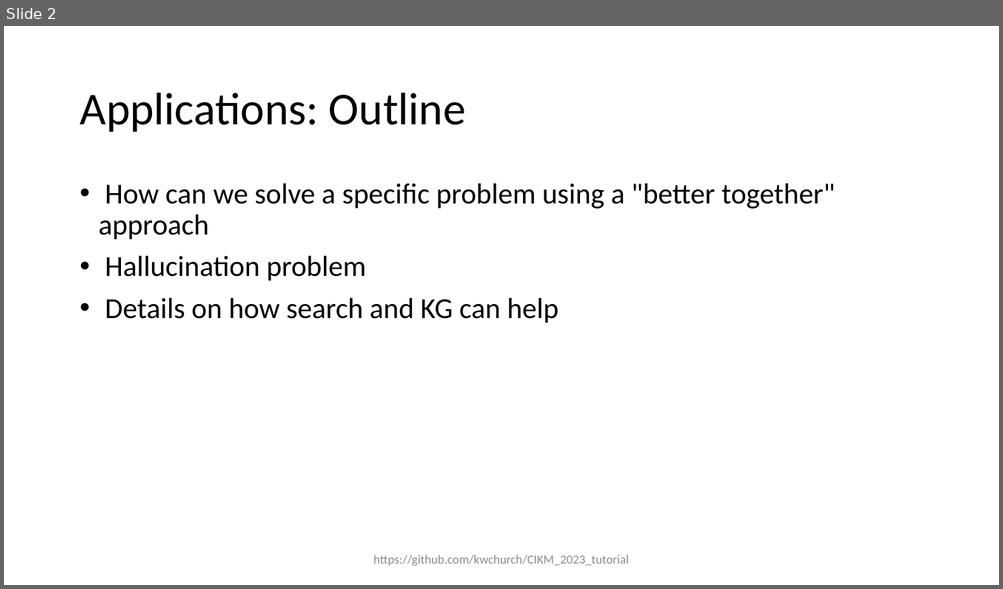
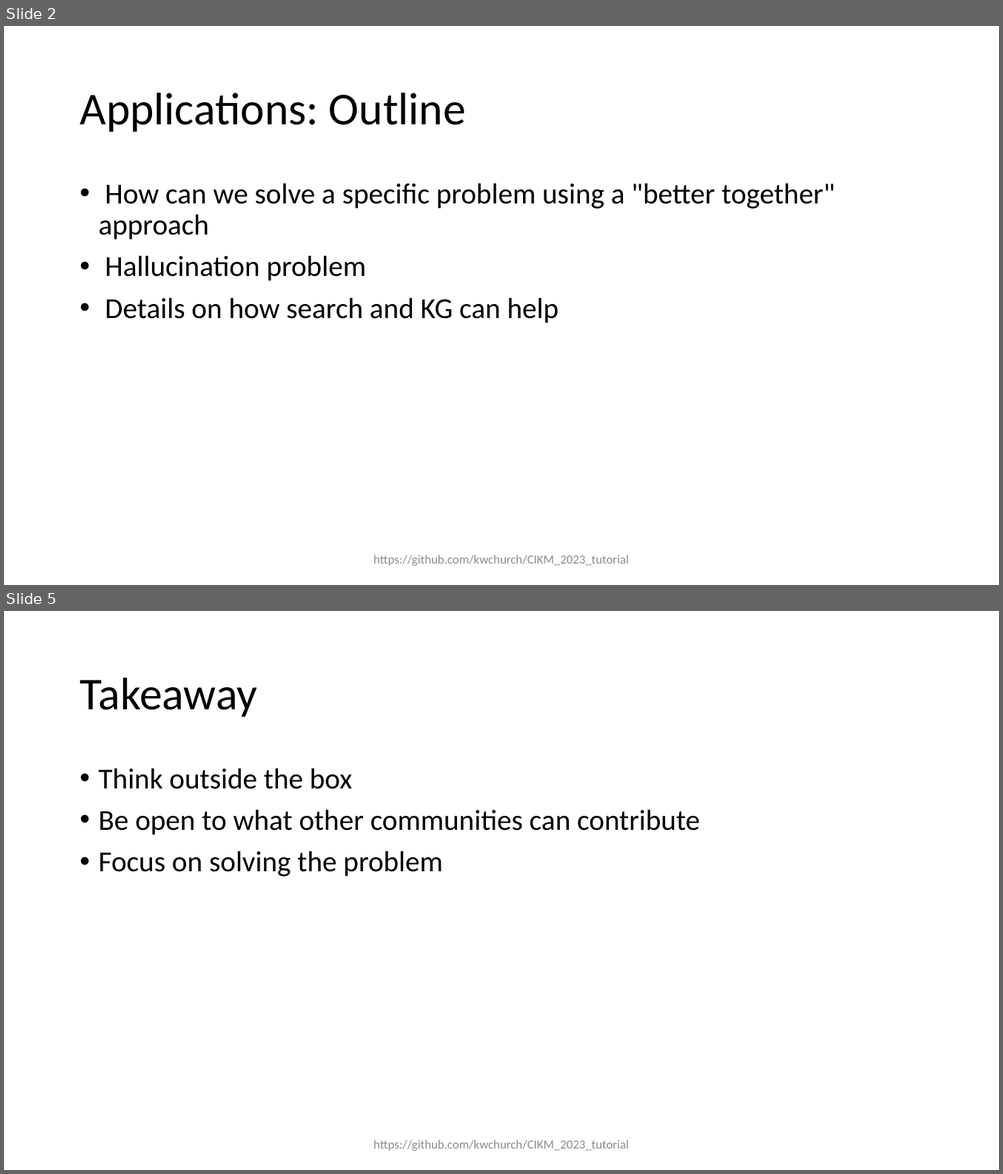
Before and after one commit to kwchurch/CIKM_2023_tutorial, a slide deck: slides/CIKM_Applications.pptx. Shown one above the other, each under a label of ours: slide 2 before the commit, slides 2 and 5 after it; the slides between them are not shown. The pictures are 1003x589 and 1003x1174 pixels, drawn with LibreOffice and Linux fonts; fonts in the diff are those of the drawing. Boxes give left, top, right and bottom in pixels: in the first picture for what was removed or moved away, otherwise in the second. Text is boxed around its words. In the diff, an @@ line names an element or a change of style, - is before the commit and + after.

```diff
--- a/slides/CIKM_Applications.pptx
+++ b/slides/CIKM_Applications.pptx
@@ slide 5 added at <box>4,611,999,1170</box>, background #FFFFFF @@
@@ title added at <box>79,678,257,717</box>, 44 pt, text #000000 @@
+Takeaway
@@ text added at <box>99,768,700,877</box>, 28 pt, text #000000 @@
+• Think outside the box
+• Be open to what other communities can contribute
+• Focus on solving the problem
@@ text added at <box>373,1140,629,1151</box>, 12 pt, text #8C8C8C @@
+https://github.com/kwchurch/CIKM_2023_tutorial
```
Also in this commit, not shown: 2 other slides added, 10 other files.
